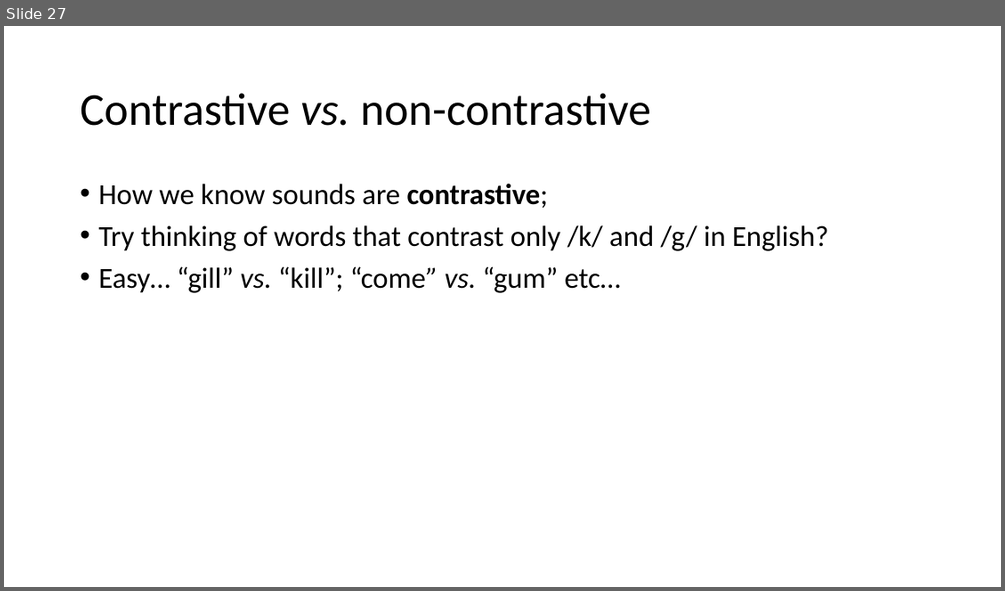
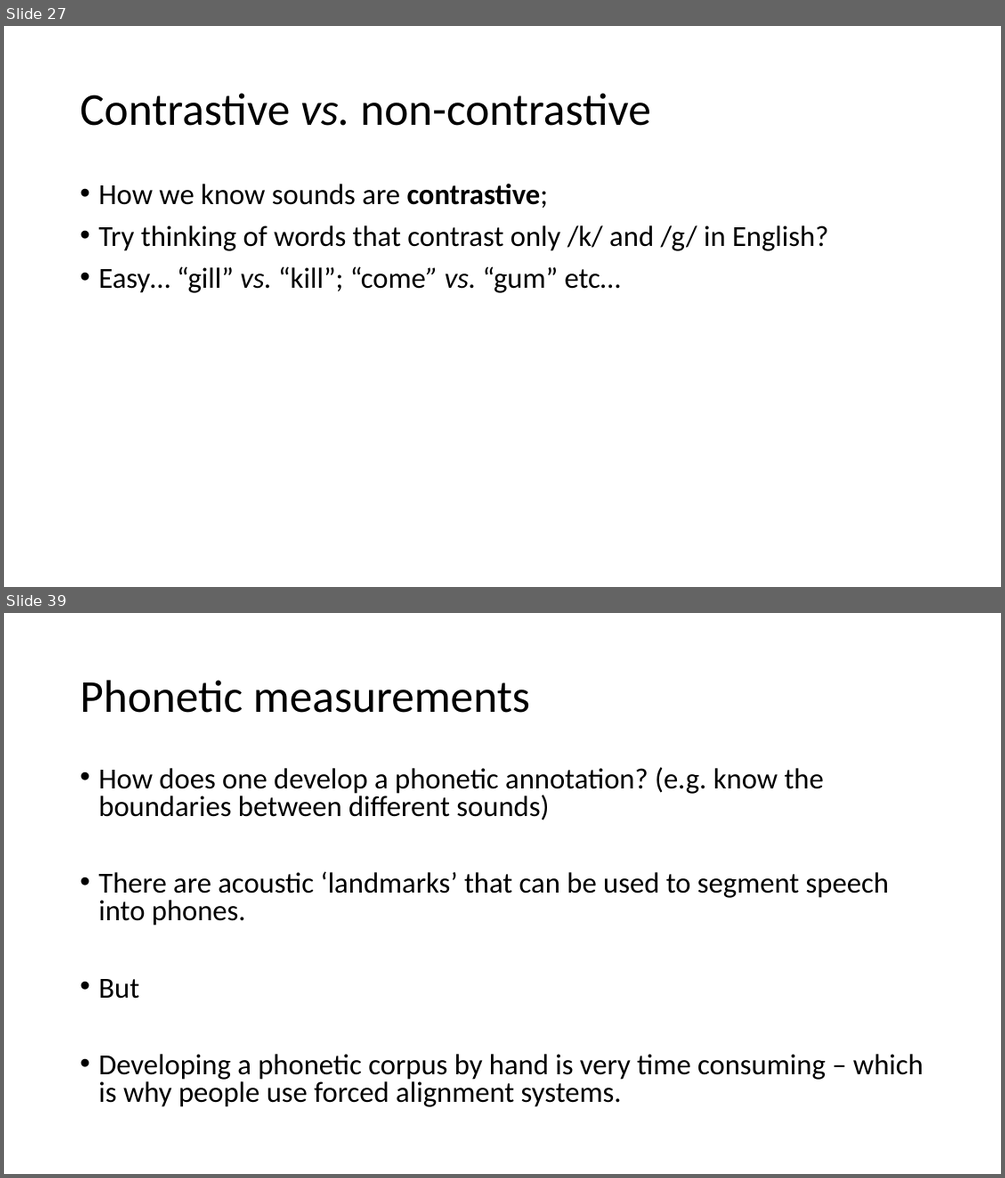
Before and after one commit to ajrtallman/Corpus_Linguistics_FSU_2023-2024, a slide deck: 03_lectures/CorpusLinguistics_2023_11_03.odp. Shown one above the other, each under a label of ours: slide 27 before the commit, slides 27 and 39 after it; the slides between them are not shown. The pictures are 1005x591 and 1005x1178 pixels, drawn with LibreOffice and Linux fonts; fonts in the diff are those of the drawing. Boxes give left, top, right and bottom in pixels: in the first picture for what was removed or moved away, otherwise in the second. Text is boxed around its words. In the diff, an @@ line names an element or a change of style, - is before the commit and + after.

```diff
--- a/03_lectures/CorpusLinguistics_2023_11_03.odp
+++ b/03_lectures/CorpusLinguistics_2023_11_03.odp
@@ slide 39 added at (4,613,1001,1174), background #FFFFFF @@
@@ title added at (80,680,530,713), 44 pt, text #000000 @@
+Phonetic measurements
@@ text added at (98,767,923,1107), 28 pt, text #000000 @@
+• How does one develop a phonetic annotation? (e.g. know the boundaries between different sounds)
+• There are acoustic ‘landmarks’ that can be used to segment speech into phones.
+• But
+• Developing a phonetic corpus by hand is very time consuming – which is why people use forced alignment systems.
```
Also in this commit, not shown: 1 slide changed, 12 other slides added.
